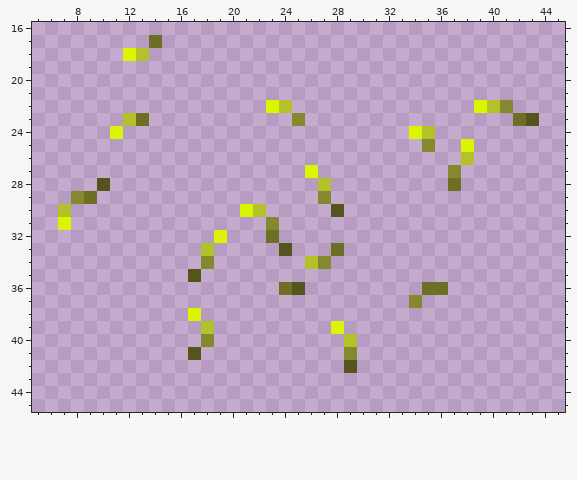
Two versions of one pixel-art sprite, Resources/Textures/_RMC14/Mobs/Xenonids/Sentinel/sentinel.rsi/sentinel_rest_1.png. The picture above is the old version.
The file is 48x48 pixels. Shown: x 5..45, y 16..45.
After the commit:
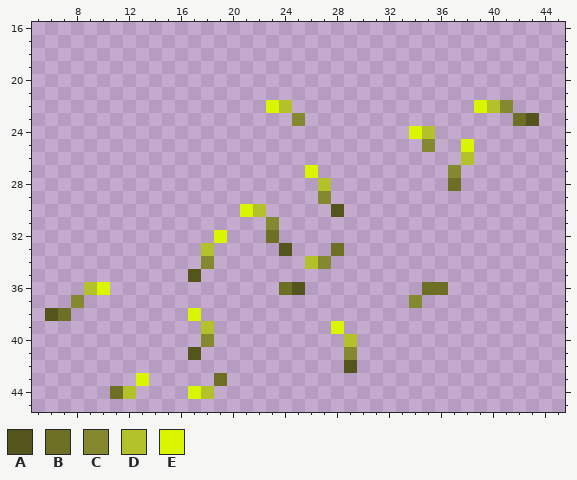
Palette (. is transparent): A #53551d  B #6c6f24  C #84882f  D #b3c22a  E #d9f500
The exact change:
Changed rows in their new state; - is an unchanged pixel.
first column x 12:
17 --.
18 ..-
first column x 11:
23 -..
24 .--
first column x 7:
28 ---.
29 -..-
30 .---
31 .---
first column x 6:
36 ---DE
37 --C--
38 AB---
first column x 11:
43 --E-----B
44 BD----ED-
